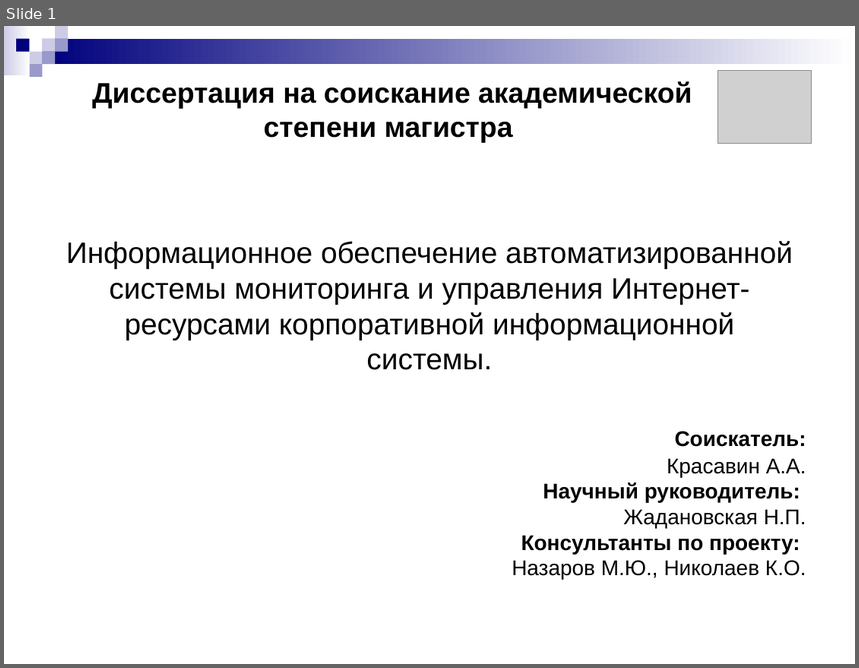
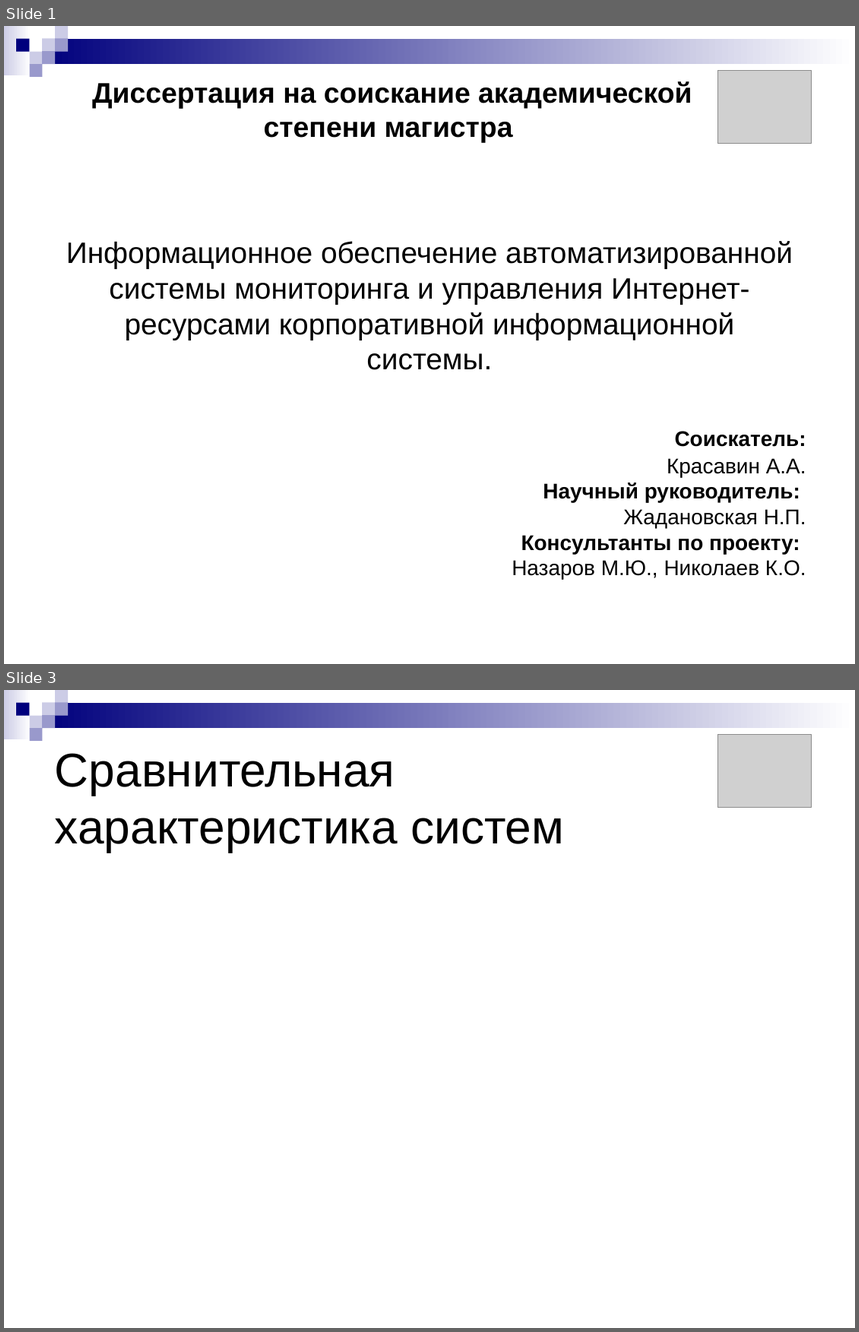
Before and after one commit to aricent123/cadbis, a slide deck: CADBiS_docs/DRypa/presentation.ppt. Shown one above the other, each under a label of ours: slide 1 before the commit, slides 1 and 3 after it; the slides between them are not shown. The pictures are 859x668 and 859x1332 pixels, drawn with LibreOffice and Linux fonts; fonts in the diff are those of the drawing; grey boxes stand for pictures. Boxes give left, top, right and bottom in pixels: in the first picture for what was removed or moved away, otherwise in the second. Text is boxed around its words. In the diff, an @@ line names an element or a change of style, - is before the commit and + after.

```diff
--- a/CADBiS_docs/DRypa/presentation.ppt
+++ b/CADBiS_docs/DRypa/presentation.ppt
@@ slide 3 added at bbox=[4, 690, 855, 1328], background #FFFFFF; not listed: 9 template elements that a slide beside it also shows @@
@@ picture added at bbox=[718, 734, 812, 808] @@
@@ title added at bbox=[55, 753, 564, 852], 40 pt, text #000000 @@
+Сравнительная характеристика систем
```
Also in this commit, not shown: 9 other slides added, 1 slide removed.
